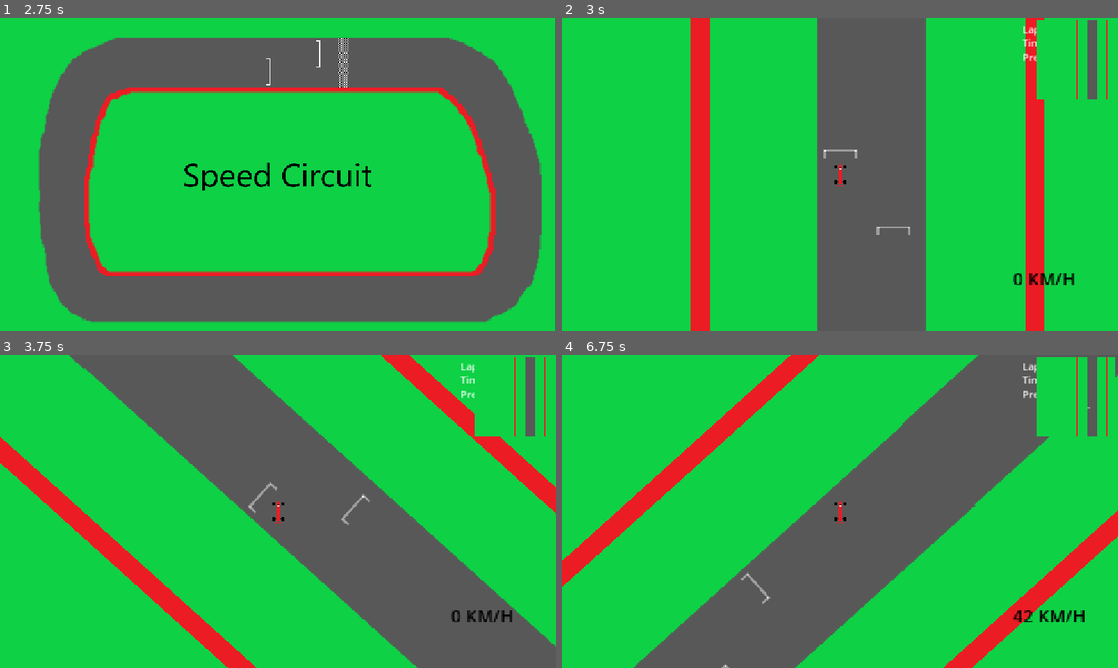
Above: before the commit, frames 1-4 (two rows, left to right).
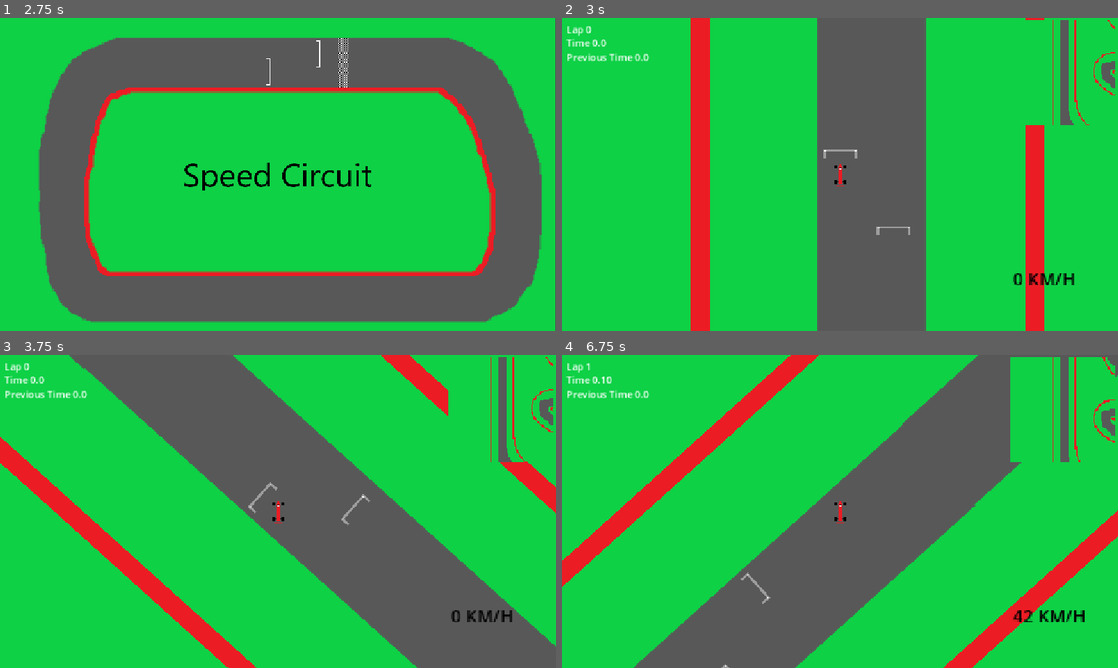
Above: after the commit, the same moments.

Repository: avg517/Slippery-Race
Game: Godot game, scene res://menu.tscn
Two runs of this game, one before a commit and one after it. Both use one fixed random seed, a clock stepped at 60 frames per second and the inputs below.
Inputs (mouse positions are in pixels of both pictures, inside the frame that each line leads up to):
- Up to frame 1 (2.75 s): click (278, 152) at 0.5 s; click (278, 152) at 1.25 s; click (278, 127) at 2 s
- Up to frame 2 (3 s): click (840, 174) at 2.75 s
- Up to frame 3 (3.75 s): tap Enter at 3.5 s; hold D (P1_Move_Right) from 3.53 s (still down)
- Up to frame 4 (6.75 s): release D (P1_Move_Right) at 4.28 s; hold Space (P1_Move_Down) 4.28-5.03 s; hold D (P1_Move_Right) 5.03-5.78 s; hold W (P1_Move_Up) 5.78-6.53 s; hold A (P1_Move_Left) from 6.53 s (still down)

Frame 1 is identical in both runs. In frame 2, 2.6% of the frame differs, in the area x 0-100%, y 0-35%; in frame 3, 2.6%; in frame 4, 3.4%.

Commit message:
MiniMap V1.0

Diff:
--- a/game_2.tscn
+++ b/game_2.tscn
@@ -9,6 +9,12 @@
 
 [node name="Game_2" type="Node2D"]
 script = ExtResource("1_31blf")
+
+[node name="Sprite2D3" type="Sprite2D" parent="."]
+z_index = -10
+position = Vector2(101240, -68110.9)
+scale = Vector2(100.37, 71.5745)
+texture = ExtResource("4_h2xay")
 
 [node name="Node2D" parent="." instance=ExtResource("1_me4bl")]
 position = Vector2(-5, -4)
@@ -36,24 +42,24 @@
 text = "5"
 
 [node name="Label3" type="Label" parent="FormulaCar"]
-offset_left = 251.999
-offset_top = 302.001
-offset_right = 390.999
-offset_bottom = 325.001
+offset_left = 252.002
+offset_top = -453.999
+offset_right = 391.002
+offset_bottom = -430.999
 rotation = 1.5708
 
 [node name="Label4" type="Label" parent="FormulaCar"]
-offset_left = 229.999
-offset_top = 302.001
-offset_right = 368.999
-offset_bottom = 325.001
+offset_left = 230.002
+offset_top = -453.999
+offset_right = 369.002
+offset_bottom = -430.999
 rotation = 1.5708
 
 [node name="Label5" type="Label" parent="FormulaCar"]
-offset_left = 205.999
-offset_top = 302.001
-offset_right = 344.999
-offset_bottom = 325.001
+offset_left = 206.002
+offset_top = -453.999
+offset_right = 345.002
+offset_bottom = -430.999
 rotation = 1.5708
 
 [node name="SubViewportContainer" type="SubViewportContainer" parent="FormulaCar"]
@@ -67,8 +73,8 @@
 anchor_bottom = -0.0771605
 offset_left = 255.998
 offset_top = 456.001
-offset_right = 315.998
-offset_bottom = 516.001
+offset_right = 335.998
+offset_bottom = 536.001
 rotation = -3.14159
 scale = Vector2(2.18, 2.18)
 metadata/_edit_use_anchors_ = true
@@ -76,13 +82,13 @@
 [node name="SubViewport" type="SubViewport" parent="FormulaCar/SubViewportContainer"]
 disable_3d = true
 handle_input_locally = false
-size = Vector2i(60, 60)
+size = Vector2i(80, 80)
 render_target_update_mode = 4
 script = ExtResource("4_pylxb")
 
 [node name="Camera2D" type="Camera2D" parent="FormulaCar/SubViewportContainer/SubViewport"]
 position = Vector2(117.43, 209.175)
-zoom = Vector2(0.09, 0.09)
+zoom = Vector2(0.07, 0.07)
 
 [node name="Sprite2D" type="Sprite2D" parent="FormulaCar/SubViewportContainer/SubViewport"]
 texture_filter = 1
@@ -91,3 +97,9 @@
 scale = Vector2(0.91, 0.91)
 texture = ExtResource("4_h2xay")
 script = ExtResource("6_3hbg1")
+
+[node name="Sprite2D2" type="Sprite2D" parent="FormulaCar/SubViewportContainer/SubViewport"]
+z_index = -5
+position = Vector2(101240, -68110.9)
+scale = Vector2(100.37, 71.5745)
+texture = ExtResource("4_h2xay")
--- a/minimap.gd
+++ b/minimap.gd
@@ -13,6 +13,6 @@
 #Global.poz1X + (487-(
 # Called every frame. 'delta' is the elapsed time since the previous frame.
 func _process(delta: float) -> void:
-	global_position.y = -1229 + Global.poz1X
+	global_position.y = -1109 + Global.poz1X
 	global_position.x = 1253 - Global.poz1Y
 	#global_rotation = Global.rot1
